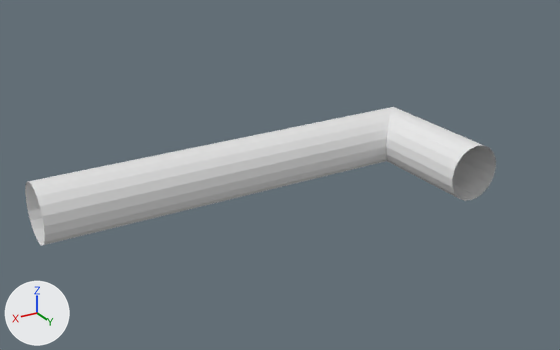
Renders of the Blender file assets/raw/door_handle.blend from each side of a commit.
Rendered twice from a 50 mm lens placed at (7.99, 7.67, 4.56), pointed at (2.65, -1.24, 0.1). Arrows for +X, +Y and +Z are at lower left; the lights stay in place.

Before the edit, the objects in view are built like this:
```python
cu_vert = bpy.data.curves.new('Vert', 'CURVE')
cu_vert.dimensions = '2D'
_sp = cu_vert.splines.new('POLY'); _sp.points.add(2)
_sp.points.foreach_set('co', [0.0, 0.0, 0.0, 0.0, 0.0, -2.0, 0.0, 0.0, 6.0, -2.0, 0.0, 0.0])
_sp.order_v = 0
_sp.resolution_v = 0
_sp.use_endpoint_u = True
_sp.use_smooth = False
cu_vert.use_path_clamp = True
cu_vert.bevel_resolution = 12
cu_vert.bevel_depth = 0.44
ob_vert = bpy.data.objects.new('Vert', cu_vert)
ob_vert.location = (0.0, 0.0, 0.0)
```
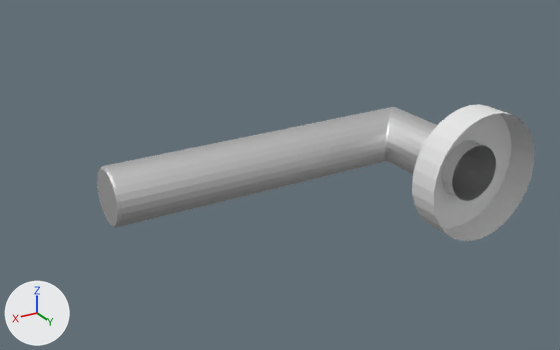
Pixel boxes [x1, y1, x2, y2] of what changed, in the pictures (560 x 350 px):
'Vert', reshaped (15% narrower, 13% shorter)
    before: [25, 107, 496, 246]
    after: [97, 107, 496, 228]
'Cylinder', added
    after: [412, 104, 535, 241]

What the commit changed:
Material 'mat-door-handle' (mat_mat_door_handle) is new.
Its base color is (0.883, 0.883, 0.883) (white #f1f1f1).
Its metallic is 1.0.
Mesh me_cuvert is new.
It has 141 vertices, 140 faces and spans x -0.44..5.0, y -2.44..0.0, z -0.44..0.44.
It uses material mat_mat_door_handle (white #f1f1f1).
Mesh me_cylinder is new.
It has 96 vertices, 64 faces and spans x -1.0..1.0, y -0.24..0.24, z -1.0..1.0.
Object 'Vert' (ob_vert) now shows me_cuvert instead of cu_vert.
Object 'Cylinder' (ob_cylinder) is new; it shows me_cylinder.
Its location is (0.0, 0.0, 0.0).
